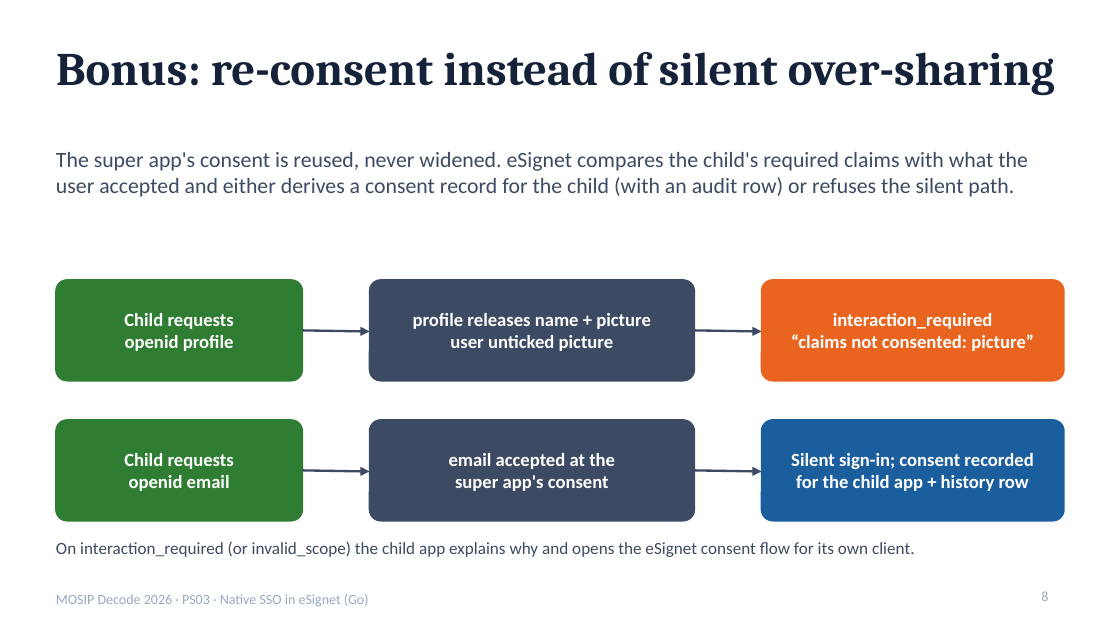
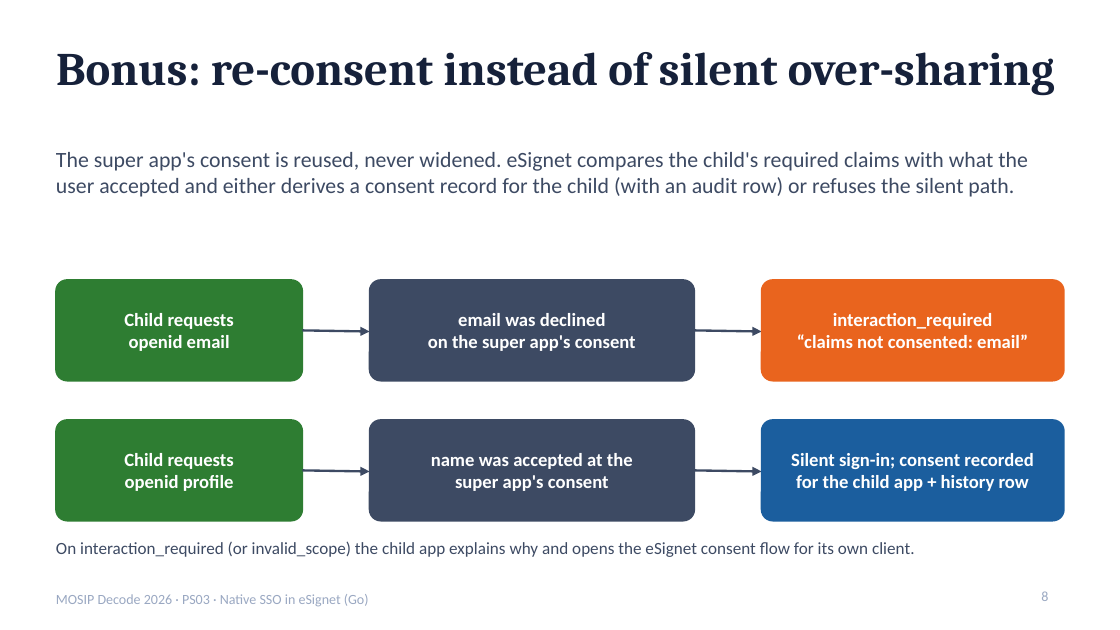
Before and after one commit to DevAnuragT/mosip-decode-2026-native-sso, a slide deck: slide 8 of docs/pitch-deck.pptx. Drawn at 1120x630 pixels with LibreOffice and Linux fonts; fonts in the diff are those of the drawing. Boxes give left, top, right and bottom in pixels: in the first picture for what was removed or moved away, otherwise in the second. Text is boxed around its words. In the diff, an @@ line names an element or a change of style, - is before the commit and + after.

```diff
--- a/docs/pitch-deck.pptx
+++ b/docs/pitch-deck.pptx
@@ text at (428,313,636,351): text changed @@
-profile releases name + picture
-user unticked picture
+email was declined
+on the super app's consent
@@ text at (129,335,230,351): text changed @@
-openid profile
+openid email
@@ text at (797,334,1028,348): text changed @@
-“claims not consented: picture”
+“claims not consented: email”
@@ text at (125,475,234,491): text changed @@
-openid email
+openid profile
@@ text at (431,453,633,469): text changed @@
-email accepted at the
+name was accepted at the
```
Also in this commit, not shown: 3 other slides changed, 17 other files.
